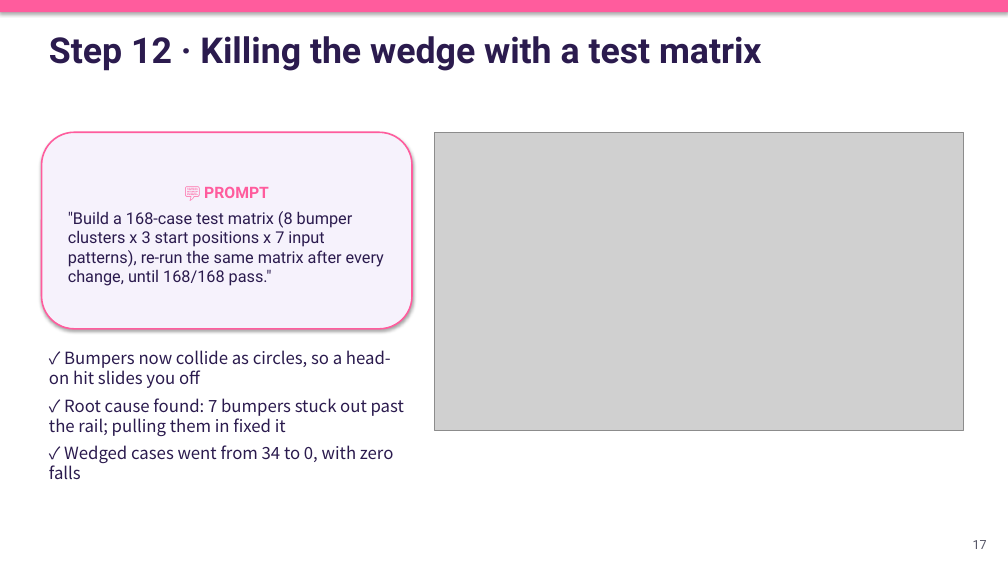
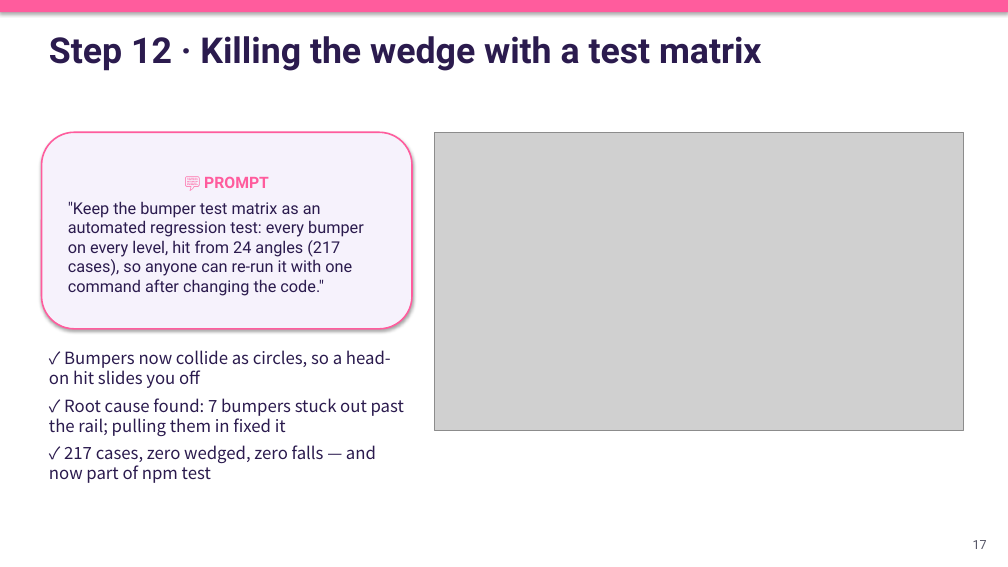
Before and after one commit to chengkaho98-svg/Mini3Dgame, a slide deck: slide 17 of AI_Game_Development_Playbook_EN.pptx. Drawn at 1008x567 pixels with LibreOffice and Linux fonts; fonts in the diff are those of the drawing; grey boxes stand for pictures. Boxes give left, top, right and bottom in pixels: in the first picture for what was removed or moved away, otherwise in the second. Text is boxed around its words. In the diff, an @@ line names an element or a change of style, - is before the commit and + after.

```diff
--- a/AI_Game_Development_Playbook_EN.pptx
+++ b/AI_Game_Development_Playbook_EN.pptx
@@ text in rounded rectangle at [68,201,364,296]: text changed @@
-"Build a 168-case test matrix (8 bumper clusters x 3 start positions x 7 input patterns), re-run the same matrix after every change, until 168/168 pass."
+"Keep the bumper test matrix as an automated regression test: every bumper on every level, hit from 24 angles (217 cases), so anyone can re-run it with one command after changing the code."
@@ text at [49,445,376,483]: text changed @@
-✓ Wedged cases went from 34 to 0, with zero falls
+✓ 217 cases, zero wedged, zero falls — and now part of npm test
```
Also in this commit, not shown: 14 other slides changed, 18 other files.
